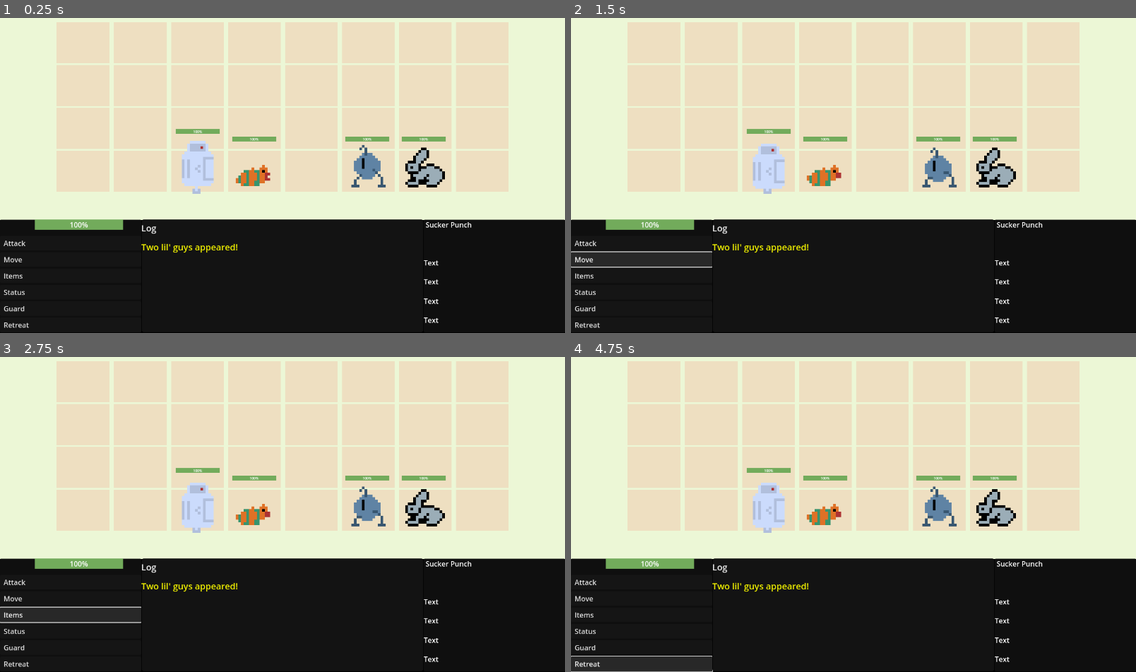
Above: before the commit, frames 1-4 (two rows, left to right).
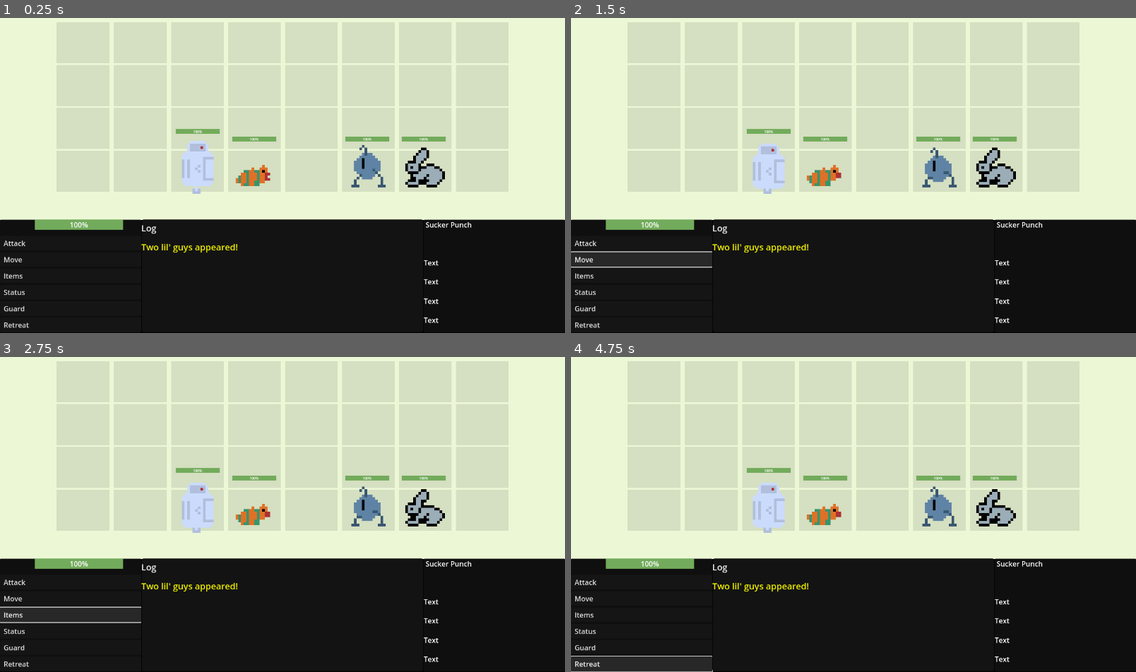
Above: after the commit, the same moments.

Repository: SamShubitz1/WorkingTitle
Game: Godot game, scene res://Scenes/Battle/Battle/battle_scene.tscn
Same seed, same stepped clock (60 frames per second), same inputs: the game is played once before the commit and once after it. This scene is started directly instead of the project's main scene.
Inputs:
- Up to frame 1 (0.25 s): no input
- Up to frame 2 (1.5 s): click "Attack" at 0.5 s; click "Move" at 1.25 s
- Up to frame 3 (2.75 s): click "Items" at 2 s
- Up to frame 4 (4.75 s): click "Status" at 2.75 s; click "Guard" at 3.5 s; click "Retreat" at 4.25 s

The runs differ from the first frame. In frame 1, 36% of the frame differs, in the area x 10-90%, y 1-56%; in frame 2, 36%; in frame 3, 36%; in frame 4, 36%.

Commit message:
attacks and movements have x and y range

Diff:
--- a/Classes/base_grid_menu.gd
+++ b/Classes/base_grid_menu.gd
@@ -5,7 +5,7 @@
 enum GridType {
 	GLOBAL,
 	ENEMY,
-	PLAYER
+	HERO
 }
 
 enum Direction {
@@ -19,6 +19,8 @@
 var current_grid_type: GridType = GridType.GLOBAL
 var global_cells: Array[Panel]
 var range_of_movement: Vector2i
+var origin: Vector2i
+var wrap: bool
 
 const initial_grid_size: Vector2i = Vector2i(8, 4)
 
@@ -26,9 +28,11 @@
 
 func init(menu: Node, buttons: Array, menu_cursor: BaseCursor, initial_button_position = null, wrap = true) -> void:
 	super.init(menu, buttons, menu_cursor)
+	self.wrap = wrap
 	global_cells = buttons
 	update_grid(initial_grid_size)
 	for button in buttons:
+		button.modulate = Color(0, 0, 0)
 		button.modulate.a = .1
 
 func update_grid(grid_size: Vector2i):
@@ -51,13 +55,13 @@
 		set_grid_type(GridType.ENEMY)
 		update_grid(next_grid_size)
 
-func activate_player_grid() -> void:
-	if current_grid_type != GridType.PLAYER:
+func activate_hero_grid() -> void:
+	if current_grid_type != GridType.HERO:
 		var next_grid_size = Vector2i(initial_grid_size.x / 2, initial_grid_size.y)
 		var player_grid = get_player_cells()
 		buttons = player_grid
 		set_scroll_size(buttons.size())
-		set_grid_type(GridType.PLAYER)
+		set_grid_type(GridType.HERO)
 		update_grid(next_grid_size)
 
 func get_enemy_cells() -> Array:
@@ -106,37 +110,59 @@
 func move_up() -> void:
 	var coords = targets_grid.find_key(selected_button)
 	var next_coords: Vector2i
-	if coords.y == initial_grid_size.y - 1:
+	if coords.y == initial_grid_size.y - 1 && wrap:
 		next_coords = Vector2i(coords.x, 0)
+	elif coords.y == initial_grid_size.y && !wrap:
+		next_coords = coords
 	else:
 		next_coords = Vector2i(coords.x, coords.y + 1)
+	var is_in_range = check_range(next_coords)
+	if !is_in_range:
+		return
 	update_selected_cell(next_coords)
 
 func move_down() -> void:
 	var coords = targets_grid.find_key(selected_button)
 	var next_coords: Vector2i
-	if coords.y == 0:
+	if coords.y == 0 && wrap:
 		next_coords = Vector2i(coords.x, 3)
+	elif coords.y == 0 && !wrap:
+		next_coords = coords
 	else:
 		next_coords = Vector2i(coords.x, coords.y - 1)
+	var is_in_range = check_range(next_coords)
+	if !is_in_range:
+		return
+	selected_button.modulate.a = 0
 	update_selected_cell(next_coords)
 
 func move_left() -> void:
 	var coords = targets_grid.find_key(selected_button)
 	var next_coords: Vector2i
-	if coords.x == 0:
-		next_coords = Vector2i(3, coords.y)
+	if coords.x == 0 && wrap:
+		next_coords = Vector2i((initial_grid_size.x / 2) - 1, coords.y)
+	elif coords.x == 0 && !wrap:
+		next_coords = coords
 	else:
 		next_coords = Vector2i(coords.x - 1, coords.y)
+	var is_in_range = check_range(next_coords)
+	if !is_in_range:
+		return
+	selected_button.modulate.a = 0
 	update_selected_cell(next_coords)
 
 func move_right() -> void:
 	var coords = targets_grid.find_key(selected_button)
 	var next_coords: Vector2i
-	if coords.x == 3: # should be a dynamic value
+	if coords.x == 3 && wrap: # should be a dynamic value
 		next_coords = Vector2i(0, coords.y)
+	elif coords.x == 3 && !wrap:
+		next_coords = coords
 	else:
 		next_coords = Vector2i(coords.x + 1, coords.y)
+	var is_in_range = check_range(next_coords)
+	if !is_in_range:
+		return
 	selected_button.modulate.a = 0
 	update_selected_cell(next_coords)
 
@@ -159,9 +185,10 @@
 	for coords in neighbor_coords:
 		var neighbor = targets_grid[coords]
 		neighbor.modulate = get_cell_color()
-		neighbor.modulate.a = .3
+		neighbor.modulate.a = 0.5
 	selected_button = targets_grid[next_coords]
-	selected_button.modulate.a = 0.5
+	selected_button.modulate = get_cell_color()
+	selected_button.modulate.a = 0.6
 
 func set_current_shape(attack_shape: GameData.AttackShapes) -> void:
 	current_shape = attack_shape
@@ -189,9 +216,11 @@
 
 func reset_cells() -> void:
 	for button in buttons:
-		button.modulate.a = 0.1
+		button.modulate = Color(0, 0, 0)
+		button.modulate.a = .1
 
 func set_range(origin: Vector2i, range: Vector2i) -> void:
+	self.origin = origin
 	range_of_movement = range
 	update_selected_cell(origin)
 
@@ -199,4 +228,14 @@
 	if current_grid_type == GridType.ENEMY:
 		return Color(1, 0, 0)
 	else:
-		return Color(.2, 1, 1)
+		return Color(0.5, 0.7, 1)
+
+func check_range(coords: Vector2i):
+	if !range_of_movement:
+		return true
+	if abs(coords.x - origin.x) > range_of_movement.x:
+		return false
+	elif abs(coords.y - origin.y) > range_of_movement.y:
+		return false
+	else:
+		return true
--- a/Scenes/Battle/Menu/battle_menu.gd
+++ b/Scenes/Battle/Menu/battle_menu.gd
@@ -64,11 +64,11 @@
 		log_menu.show_menu()
 		items_menu.hide_menu()
 		abilities_menu.hide_menu()
-		update_selected_menu(GameData.BattleMenuType.OPTIONS)
+		update_selected_menu(Data.BattleMenuType.OPTIONS)
 		description_label.text = ""
 
 func navigate_log() -> void:
-	update_selected_menu(GameData.BattleMenuType.LOG)
+	update_selected_menu(Data.BattleMenuType.LOG)
 
 func update_selected_menu(selected_menu_index: int) -> void:
 	selected_menu.disactivate()
@@ -102,12 +102,12 @@
 	match selected_menu.get_selected_button().text:
 		" Attack":
 			log_menu.hide_menu()
-			update_selected_menu(GameData.BattleMenuType.ABILITIES)
+			update_selected_menu(Data.BattleMenuType.ABILITIES)
 		" Move":
 			on_move()
 		" Items":
 			log_menu.hide_menu()
-			update_selected_menu(GameData.BattleMenuType.ITEMS)
+			update_selected_menu(Data.BattleMenuType.ITEMS)
 		" Status":
 			pass
 		" Retreat":
@@ -124,16 +124,15 @@
 		GameData.TargetType.ENEMY:
 			targets_menu.activate_enemy_grid()
 		GameData.TargetType.HERO:
-			targets_menu.activate_player_grid()
+			targets_menu.activate_hero_grid()
 
 	update_selected_menu(Data.BattleMenuType.TARGETS)
 
 func on_move() -> void:
 	update_selected_menu(GameData.BattleMenuType.MOVEMENT)
-	movement_menu.activate_player_grid()
+	movement_menu.activate_hero_grid()
 	movement_menu.set_current_shape(Data.AttackShapes.SINGLE)
 	movement_menu.set_range(current_player.grid_position, Vector2i(1,1))
-
 
 func on_select_target():
 	log_menu.show_menu()
@@ -148,7 +147,7 @@
 
 func on_cancel_target_select() -> void:
 	log_menu.hide_menu()
-	update_selected_menu(GameData.BattleMenuType.ABILITIES)
+	update_selected_menu(Data.BattleMenuType.ABILITIES)
 	battle_controller.cancel_select_target()
 
 func on_select_item() -> void:
@@ -207,7 +206,7 @@
 		cell.size_flags_horizontal = SIZE_EXPAND_FILL
 		cell.size_flags_vertical = SIZE_EXPAND_FILL
 		var style = StyleBoxFlat.new()
-		style.bg_color = Color(1, 0, 0)
+		style.bg_color = Color(1, 1, 1)
 		cell.add_theme_stylebox_override("panel", style)
 		cell.z_index = -1
 		cells.append(cell)
